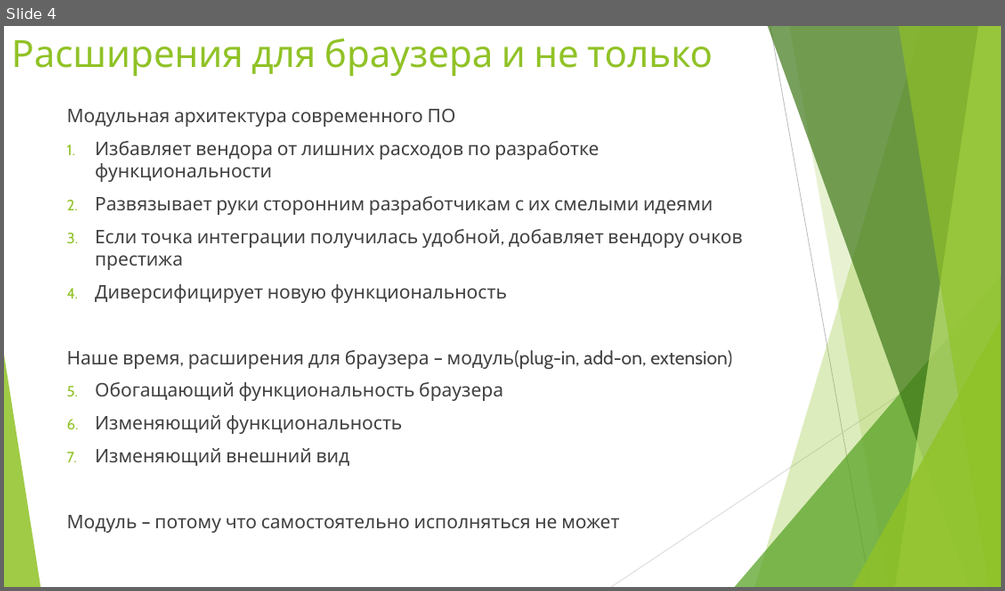
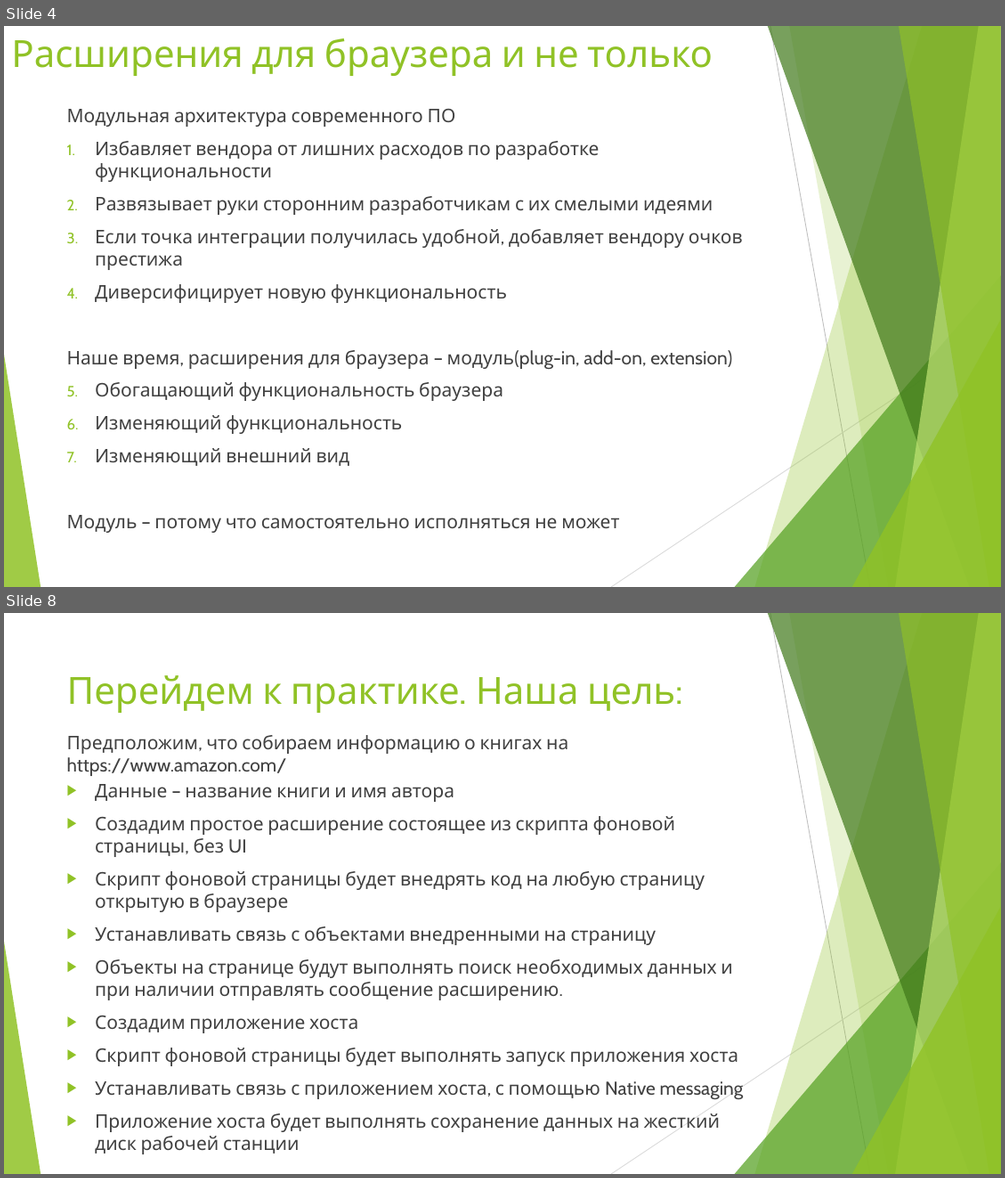
Before and after one commit to croacker/croc-extension-report, a slide deck: report/Presentation.pptx. Shown one above the other, each under a label of ours: slide 4 before the commit, slides 4 and 8 after it; the slides between them are not shown. The pictures are 1005x591 and 1005x1178 pixels, drawn with LibreOffice and Linux fonts; fonts in the diff are those of the drawing. Boxes give left, top, right and bottom in pixels: in the first picture for what was removed or moved away, otherwise in the second. Text is boxed around its words. In the diff, an @@ line names an element or a change of style, - is before the commit and + after.

Commit message:
presentation

```diff
--- a/report/Presentation.pptx
+++ b/report/Presentation.pptx
@@ slide 8 added at (4, 613, 1001, 1174), background #FFFFFF; not listed: 10 template elements that a slide beside it also shows @@
@@ title added at (67, 675, 675, 713), 36 pt, text #90C226 @@
+Перейдем к практике. Наша цель:
@@ text added at (67, 735, 568, 776), 18 pt, text #404040 @@
+Предположим, что собираем информацию о книгах на https://www.amazon.com/
@@ text added at (95, 784, 744, 1154), 18 pt, text #404040 @@
+▶ Данные – название книги и имя автора
+▶ Создадим простое расширение состоящее из скрипта фоновой страницы, без UI
+▶ Скрипт фоновой страницы будет внедрять код на любую страницу открытую в браузере
+▶ Устанавливать связь с объектами внедренными на страницу
+▶ Объекты на странице будут выполнять поиск необходимых данных и при наличии отправлять сообщение расширению.
+▶ Создадим приложение хоста
+▶ Скрипт фоновой страницы будет выполнять запуск приложения хоста
+▶ Устанавливать связь с приложением хоста, с помощью Native messaging
+▶ Приложение хоста будет выполнять сохранение данных на жесткий диск рабочей станции
```
Also in this commit, not shown: 1 slide changed, 9 other slides added.
